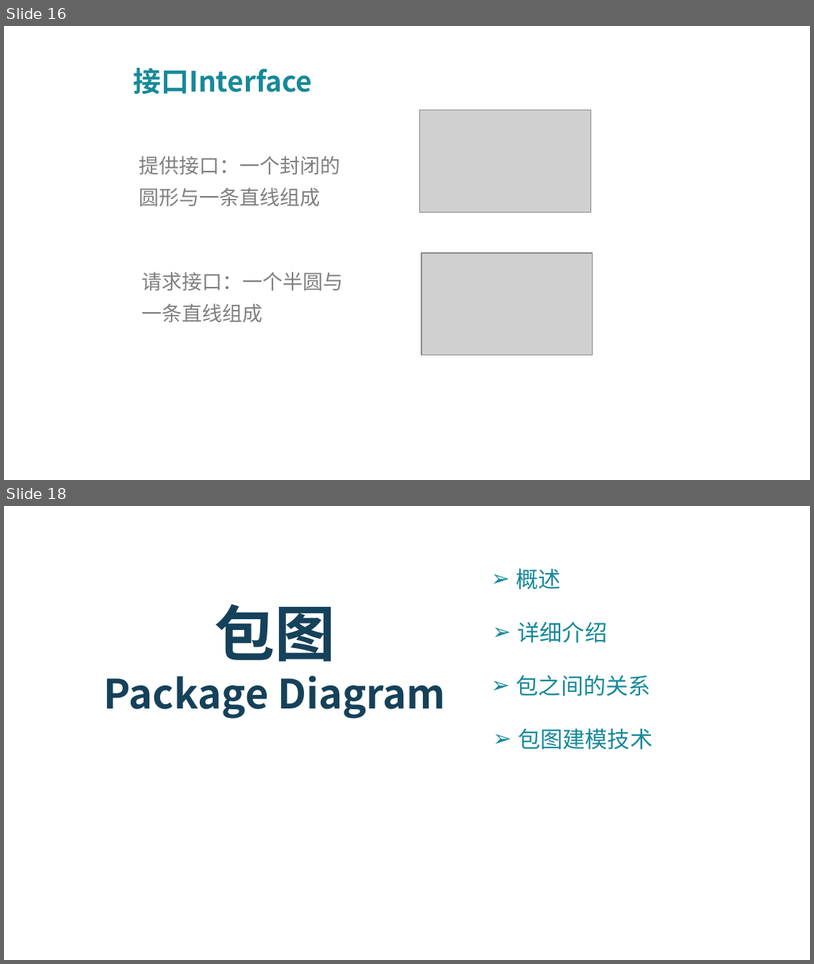
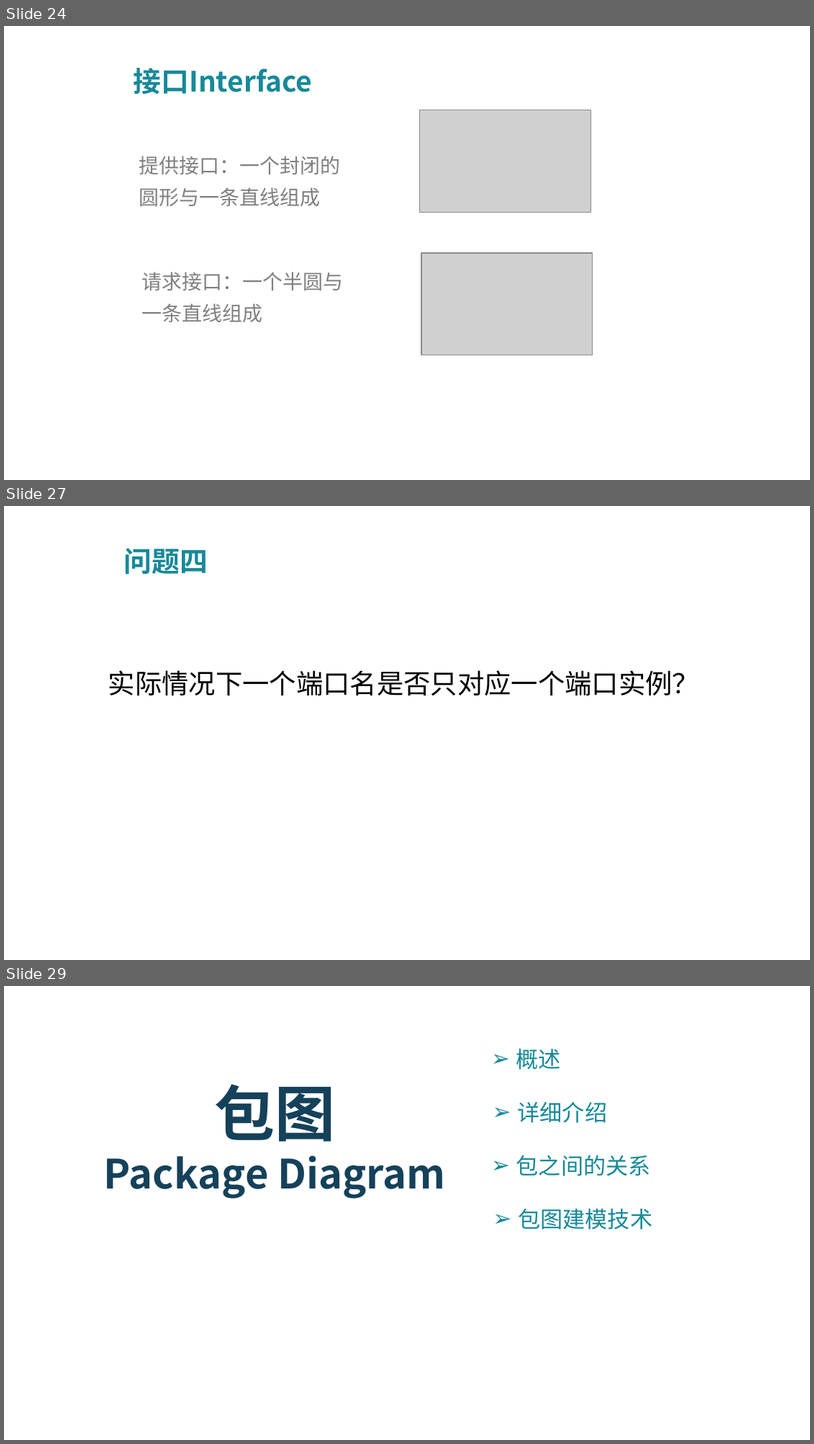
Before and after one commit to PRD2018-G03/PRD2018-G03-SoftwareEngineeringProject, a slide deck: PPT模板及制作/UML基础III翻转PPT.pptx. Shown one above the other, each under a label of ours: slides 16 and 18 before the commit, slides 24, 27 and 29 after it; the slides between them are not shown. The pictures are 814x964 and 814x1444 pixels, drawn with LibreOffice and Linux fonts; fonts in the diff are those of the drawing; grey boxes stand for pictures; background and template pictures are left out. Boxes give left, top, right and bottom in pixels: in the first picture for what was removed or moved away, otherwise in the second. Text is boxed around its words. In the diff, an @@ line names an element or a change of style, - is before the commit and + after.

```diff
--- a/PPT模板及制作/UML基础III翻转PPT.pptx
+++ b/PPT模板及制作/UML基础III翻转PPT.pptx
@@ slide 27 added at (4, 506, 810, 960), background picture (left out) @@
@@ text added at (124, 548, 208, 574), 25 pt, text #168999, bold @@
+问题四
@@ text added at (108, 670, 700, 695), 24 pt, text #000000 @@
+实际情况下一个端口名是否只对应一个端口实例？
@@ what was slide 16 is now slide 24 @@
@@ what was slide 18 is now slide 29 @@
```
Also in this commit, not shown: 21 slides changed, 14 other slides added, 1 slide removed.
